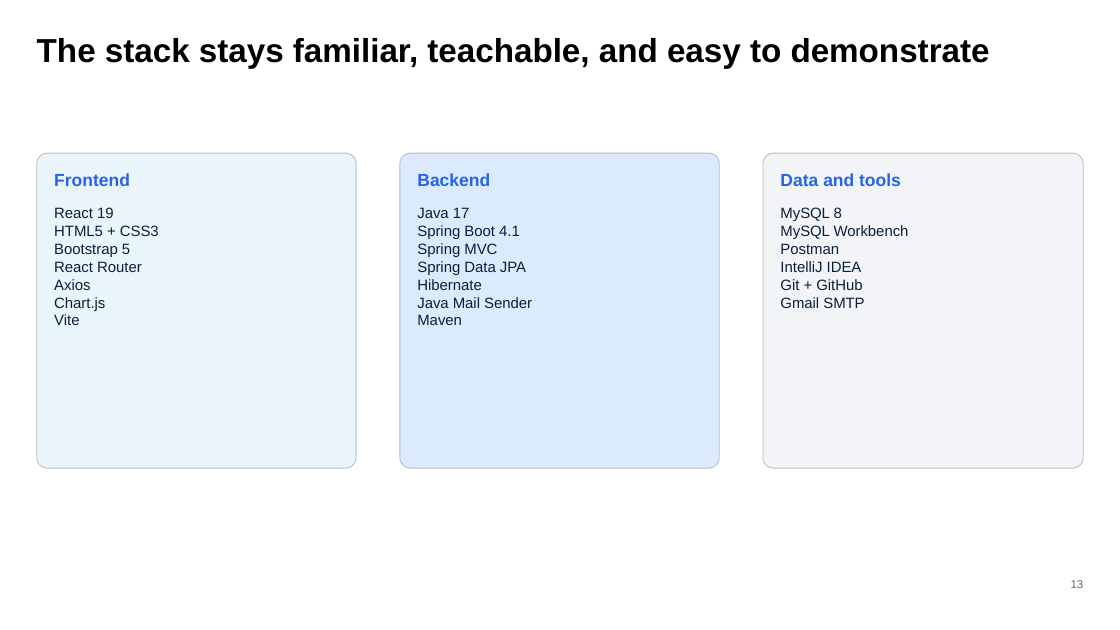
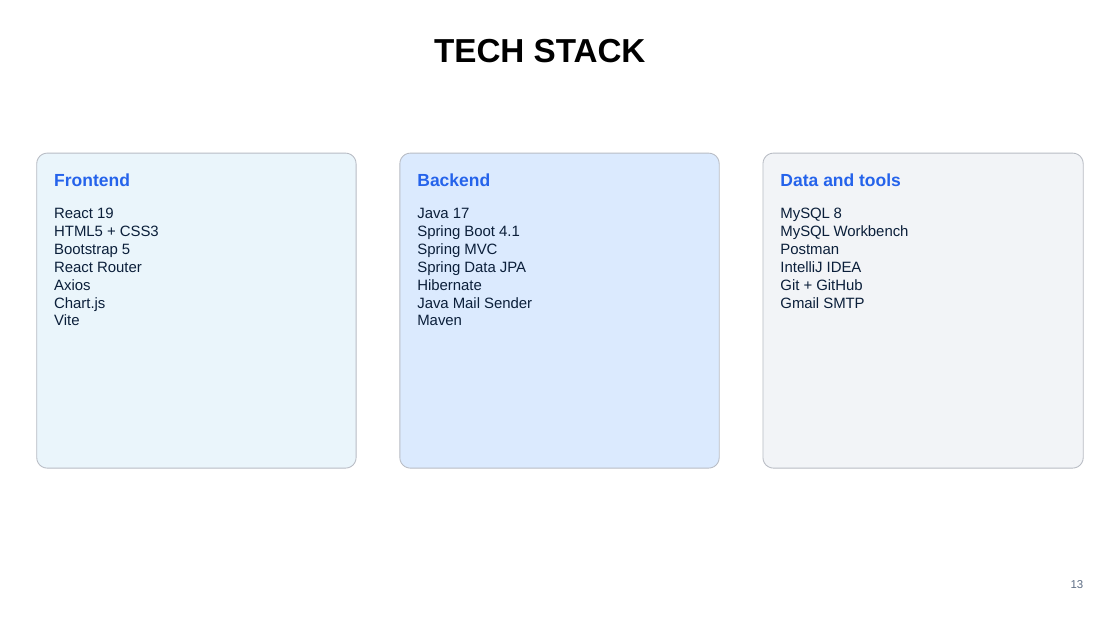
Before and after one commit to aayamneupane/MiniTaskManagement-System, a slide deck: slide 14 of documentation/Mini-Task-Management-System-Presentation.pptx (slide 13 before the commit). Drawn at 1120x630 pixels with LibreOffice and Linux fonts; fonts in the diff are those of the drawing. Boxes give left, top, right and bottom in pixels: in the first picture for what was removed or moved away, otherwise in the second. Text is boxed around its words. In the diff, an @@ line names an element or a change of style, - is before the commit and + after.

```diff
--- a/documentation/Mini-Task-Management-System-Presentation.pptx
+++ b/documentation/Mini-Task-Management-System-Presentation.pptx
@@ text at (434,38,646,63): text changed @@
-The stack stays familiar, teachable, and easy to demonstrate
+TECH STACK
```
Also in this commit, not shown: 11 other slides changed, 1 slide added.
